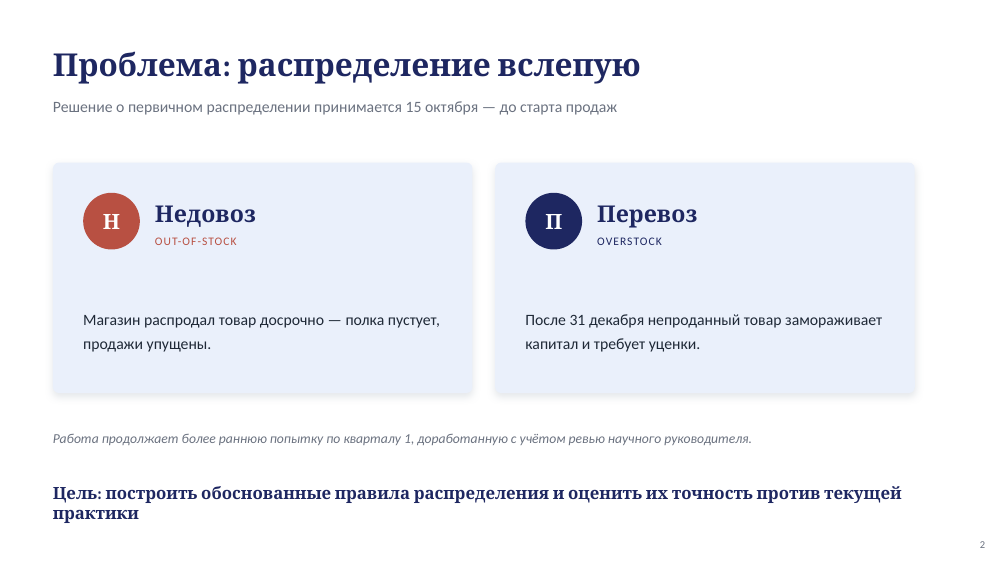
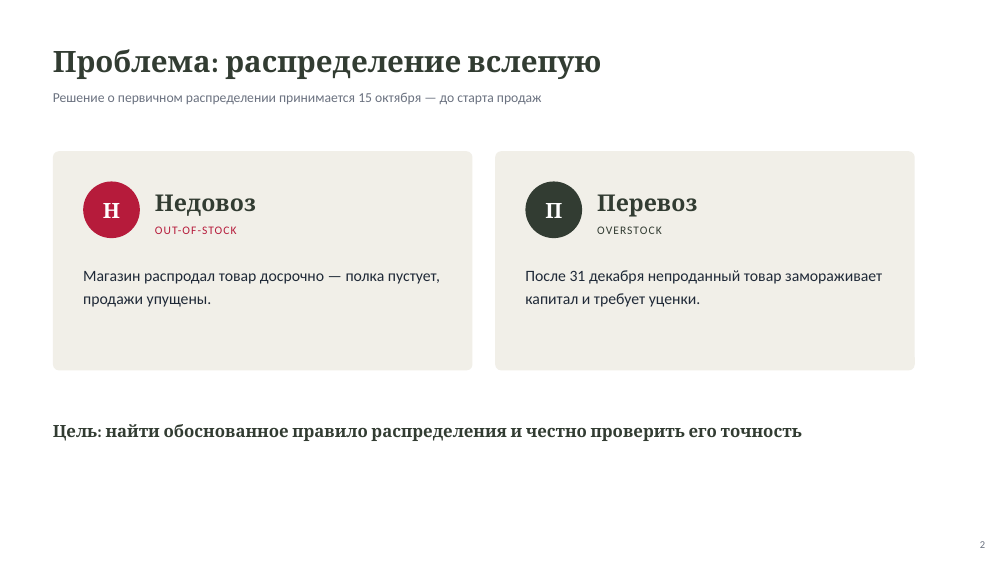
Before and after one commit to AnastasiyaEremina/final_project_hse_eremina, a slide deck: slide 2 of presentation/presentation.pptx. Drawn at 1008x567 pixels with LibreOffice and Linux fonts; fonts in the diff are those of the drawing. Boxes give left, top, right and bottom in pixels: in the first picture for what was removed or moved away, otherwise in the second. Text is boxed around its words. In the diff, an @@ line names an element or a change of style, - is before the commit and + after.

```diff
--- a/presentation/presentation.pptx
+++ b/presentation/presentation.pptx
@@ text "Проблема: распределение вслепую" at bbox=[53, 49, 602, 79]: size 30 to 28 pt, text colour #1E2761 to #323C32 @@
@@ text "Решение о первичном распределении принимается ..." at bbox=[53, 93, 542, 104]: size 15 to 13 pt @@
@@ rounded rectangle: place and size @@
-rounded rectangle at bbox=[53, 163, 473, 393]
+rounded rectangle at bbox=[53, 151, 473, 371]
@@ rounded rectangle at bbox=[53, 151, 473, 371]: fill #EAF0FB to #F1EFE8; shadow off; proportions changed @@
@@ rounded rectangle at bbox=[495, 151, 915, 371]: fill #EAF0FB to #F1EFE8; shadow off; proportions changed @@
@@ rounded rectangle: place and size @@
-rounded rectangle at bbox=[495, 163, 915, 393]
+rounded rectangle at bbox=[495, 151, 915, 371]
@@ ellipse at bbox=[83, 181, 140, 238]: fill #B85042 to #B61B3B @@
@@ 4 texts, 2 ellipses: place and size @@
-4 texts, 2 ellipses at bbox=[83, 193, 582, 250]
+4 texts, 2 ellipses at bbox=[83, 181, 582, 238]
@@ ellipse at bbox=[526, 181, 582, 238]: fill #1E2761 to #323C32 @@
@@ text "Перевоз": place and size @@
-text "Перевоз" at bbox=[597, 205, 697, 228]
+text "Перевоз" at bbox=[597, 194, 697, 216]
@@ text "OUT-OF-STOCK" at bbox=[155, 226, 237, 234]: text colour #B85042 to #B61B3B @@
@@ text colour #1E2761 to #323C32 in 3 elements at bbox=[155, 194, 256, 216], bbox=[597, 194, 697, 216], bbox=[597, 226, 662, 234] @@
@@ text "OVERSTOCK": place and size @@
-text "OVERSTOCK" at bbox=[597, 237, 662, 245]
+text "OVERSTOCK" at bbox=[597, 226, 662, 234]
@@ text "Магазин распродал товар досрочно — ..." at bbox=[83, 271, 440, 307]: vertical alignment middle to top @@
@@ text "Магазин распродал товар досрочно — ...": place and size @@
-text "Магазин распродал товар досрочно — ..." at bbox=[83, 315, 440, 352]
+text "Магазин распродал товар досрочно — ..." at bbox=[83, 271, 440, 307]
@@ text "После 31 декабря непроданный товар ...": place and size @@
-text "После 31 декабря непроданный товар ..." at bbox=[525, 314, 882, 352]
+text "После 31 декабря непроданный товар ..." at bbox=[525, 270, 882, 307]
@@ text "После 31 декабря непроданный товар ..." at bbox=[525, 270, 882, 307]: vertical alignment middle to top @@
@@ text removed at bbox=[53, 434, 752, 445] @@
-Работа продолжает более раннюю попытку по кварталу 1, доработанную с учётом ревью научного руководителя.
@@ text added at bbox=[53, 424, 802, 441], 16 pt, text #323C32, bold @@
+Цель: найти обоснованное правило распределения и честно проверить его точность
@@ text removed at bbox=[53, 486, 901, 523] @@
-Цель: построить обоснованные правила распределения и оценить их точность против текущей практики
```
Also in this commit, not shown: 5 other slides changed, 6 slides added, 3 slides removed, 13 other files.
